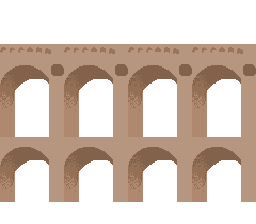
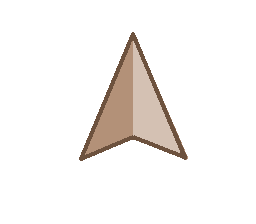
Layers edited between the first and the second 256px x 224px image:
added layer "Forma 1" above "lapa" over (x1=79, y1=32, x2=188, y2=161)
moved "Camada 9 copiar 3" into group "lapa" over (x1=0, y1=44, x2=256, y2=202)
